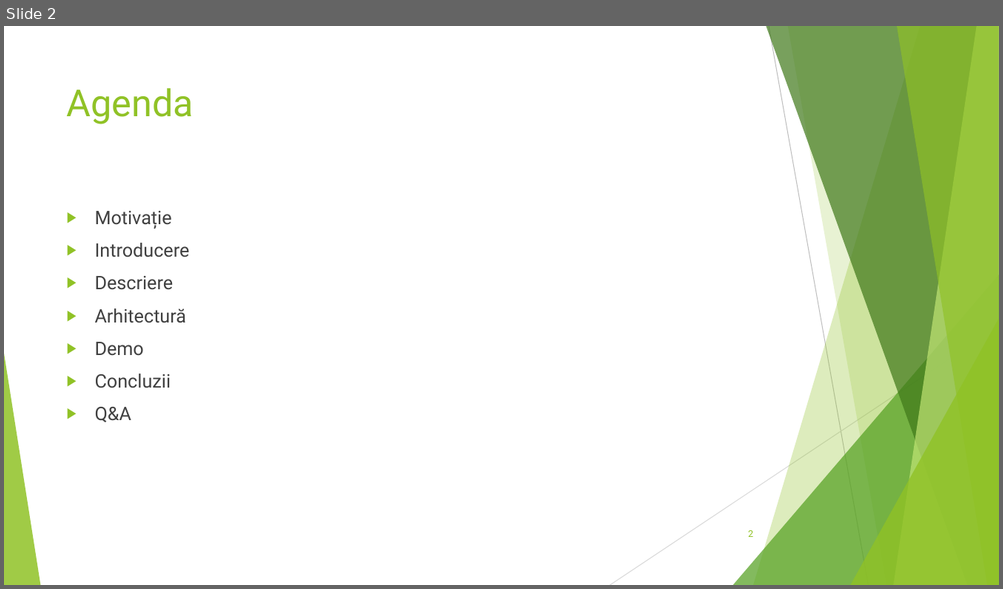
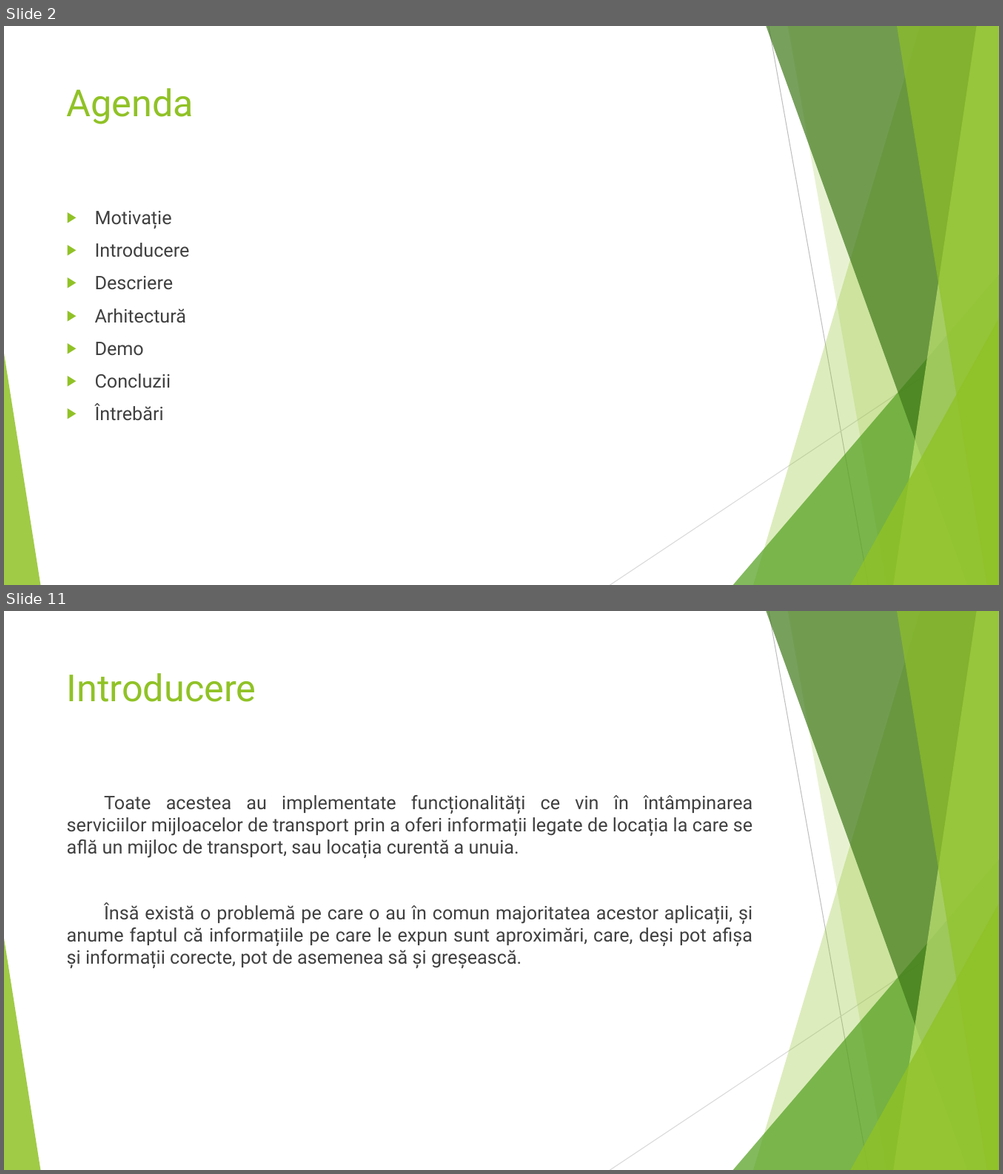
Before and after one commit to AdelinPamant/PublicTransportMonitor, a slide deck: Licenta2020PamintAdelin/PublicTransportMonitor - Prezentare.pptx. Shown one above the other, each under a label of ours: slide 2 before the commit, slides 2 and 11 after it; the slides between them are not shown. The pictures are 1003x589 and 1003x1174 pixels, drawn with LibreOffice and Linux fonts; fonts in the diff are those of the drawing. Boxes give left, top, right and bottom in pixels: in the first picture for what was removed or moved away, otherwise in the second. Text is boxed around its words. In the diff, an @@ line names an element or a change of style, - is before the commit and + after.

```diff
--- a/Licenta2020PamintAdelin/PublicTransportMonitor - Prezentare.pptx
+++ b/Licenta2020PamintAdelin/PublicTransportMonitor - Prezentare.pptx
@@ slide 11 added at <box>4,611,999,1170</box>, background #FFFFFF; not listed: 10 template elements that a slide beside it also shows @@
@@ title added at <box>67,673,256,702</box>, 36 pt, text #90C226 @@
+Introducere
@@ text added at <box>67,795,752,969</box>, 18 pt, text #404040 @@
+Toate acestea au implementate funcționalități ce vin în întâmpinarea serviciilor mijloacelor de transport prin a oferi informații legate de locația la care se află un mijloc de transport, sau locația curentă a unuia.
+Însă există o problemă pe care o au în comun majoritatea acestor aplicații, și anume faptul că informațiile pe care le expun sunt aproximări, care, deși pot afișa și informații corecte, pot de asemenea să și greșească.
@@ slide 2 changed as well @@
@@ text at <box>95,404,164,421</box>: text changed @@
-▶ Q&A
+▶ Întrebări
@@ page number removed at <box>748,531,753,537</box> @@
-2
```
Also in this commit, not shown: 3 other slides changed, 22 other slides added, 5 slides removed, 2 other files.
